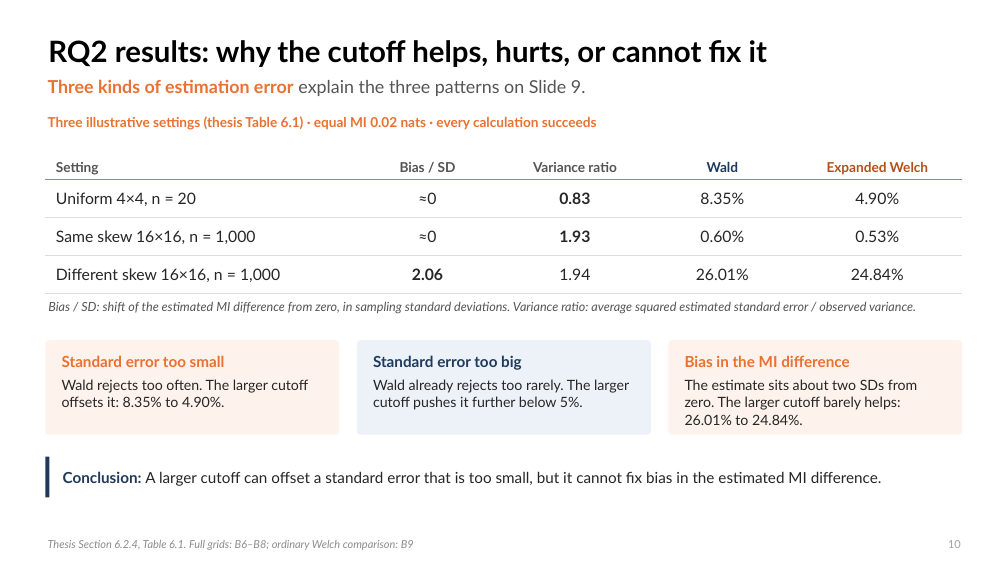
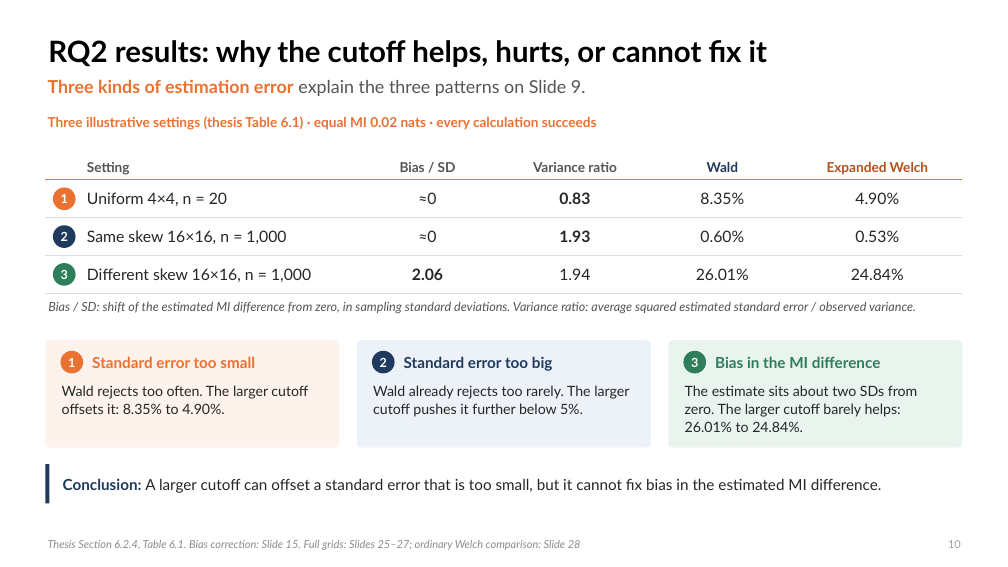
Before and after one commit to dzhao61/MCSResearchSimulations, a slide deck: slide 10 of Thesis Presentation/Daniel_Zhao_Welch_MI_Presentation.pptx. Drawn at 1008x567 pixels with LibreOffice and Linux fonts; fonts in the diff are those of the drawing. Boxes give left, top, right and bottom in pixels: in the first picture for what was removed or moved away, otherwise in the second. Text is boxed around its words. In the diff, an @@ line names an element or a change of style, - is before the commit and + after.

Commit message:
Update Welch MI slides and rehearsal scripts

```diff
--- a/Thesis Presentation/Daniel_Zhao_Welch_MI_Presentation.pptx
+++ b/Thesis Presentation/Daniel_Zhao_Welch_MI_Presentation.pptx
@@ ellipse added at bbox=[53, 188, 76, 210], fill #E97132, 12 pt, text #FFFFFF, bold @@
+1
@@ ellipse added at bbox=[53, 225, 76, 248], fill #1F3A5C, 12 pt, text #FFFFFF, bold @@
+2
@@ ellipse added at bbox=[53, 263, 76, 286], fill #2E7D5B, 12 pt, text #FFFFFF, bold @@
+3
@@ rounded rectangle "Wald rejects too often. The ...": place and size @@
-rounded rectangle "Wald rejects too often. The ..." at bbox=[45, 340, 340, 435]
+rounded rectangle "Wald rejects too often. The ..." at bbox=[45, 340, 340, 448]
@@ ellipse added at bbox=[60, 351, 83, 374], fill #E97132, 12 pt, text #FFFFFF, bold @@
+1
@@ text in rounded rectangle at bbox=[62, 355, 225, 367]: paragraph removed @@
-Standard error too small
@@ text added at bbox=[92, 356, 255, 368], 14.5 pt, text #E97132, bold @@
+Standard error too small
@@ rounded rectangle "Wald already rejects too rarely. ...": place and size @@
-rounded rectangle "Wald already rejects too rarely. ..." at bbox=[357, 340, 651, 435]
+rounded rectangle "Wald already rejects too rarely. ..." at bbox=[357, 340, 651, 448]
@@ ellipse added at bbox=[372, 351, 395, 374], fill #1F3A5C, 12 pt, text #FFFFFF, bold @@
+2
@@ text in rounded rectangle at bbox=[373, 355, 522, 370]: paragraph removed @@
-Standard error too big
@@ text added at bbox=[404, 356, 553, 371], 14.5 pt, text #1F3A5C, bold @@
+Standard error too big
@@ rounded rectangle "The estimate sits about two ...": place and size @@
-rounded rectangle "The estimate sits about two ..." at bbox=[668, 340, 963, 435]
+rounded rectangle "The estimate sits about two ..." at bbox=[668, 340, 963, 448]
@@ rounded rectangle "The estimate sits about two ..." at bbox=[668, 340, 963, 448]: fill #FDF3EC to #EAF4EE @@
@@ ellipse added at bbox=[684, 351, 706, 374], fill #2E7D5B, 12 pt, text #FFFFFF, bold @@
+3
@@ text in rounded rectangle at bbox=[685, 355, 849, 367]: paragraph removed @@
-Bias in the MI difference
@@ text added at bbox=[715, 356, 880, 368], 14.5 pt, text #2E7D5B, bold @@
+Bias in the MI difference
@@ rectangle: place and size @@
-rectangle at bbox=[45, 457, 50, 498]
+rectangle at bbox=[45, 464, 50, 504]
@@ text "Conclusion: A larger cutoff can ...": place and size @@
-text "Conclusion: A larger cutoff can ..." at bbox=[63, 471, 882, 486]
+text "Conclusion: A larger cutoff can ..." at bbox=[63, 478, 882, 493]
@@ text at bbox=[48, 540, 581, 550]: text changed @@
-Thesis Section 6.2.4, Table 6.1. Full grids: B6–B8; ordinary Welch comparison: B9
+Thesis Section 6.2.4, Table 6.1. Bias correction: Slide 15. Full grids: Slides 25–27; ordinary Welch comparison: Slide 28
```
Also in this commit, not shown: 24 other slides changed, 6 slides added, 3 slides removed, 14 other files.
